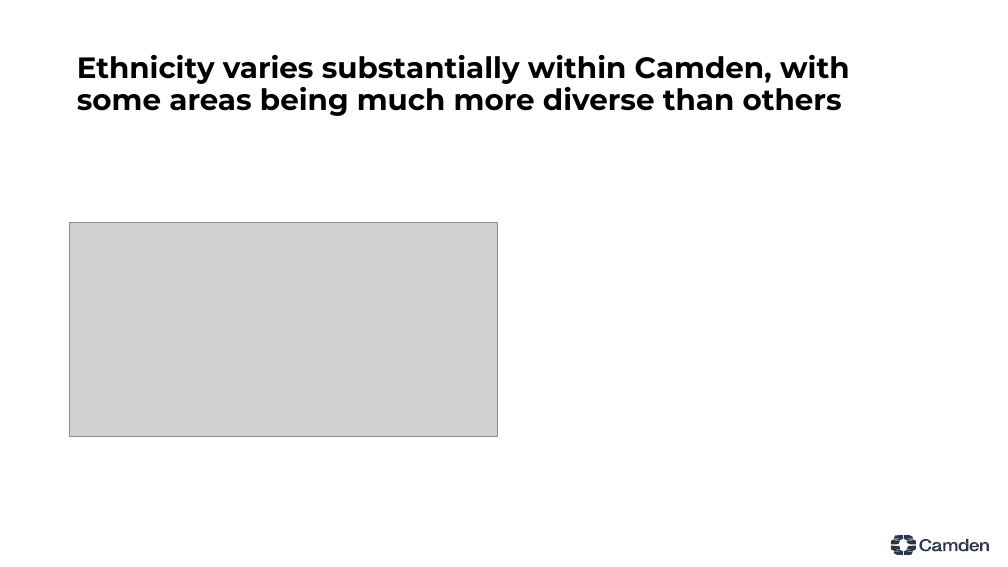
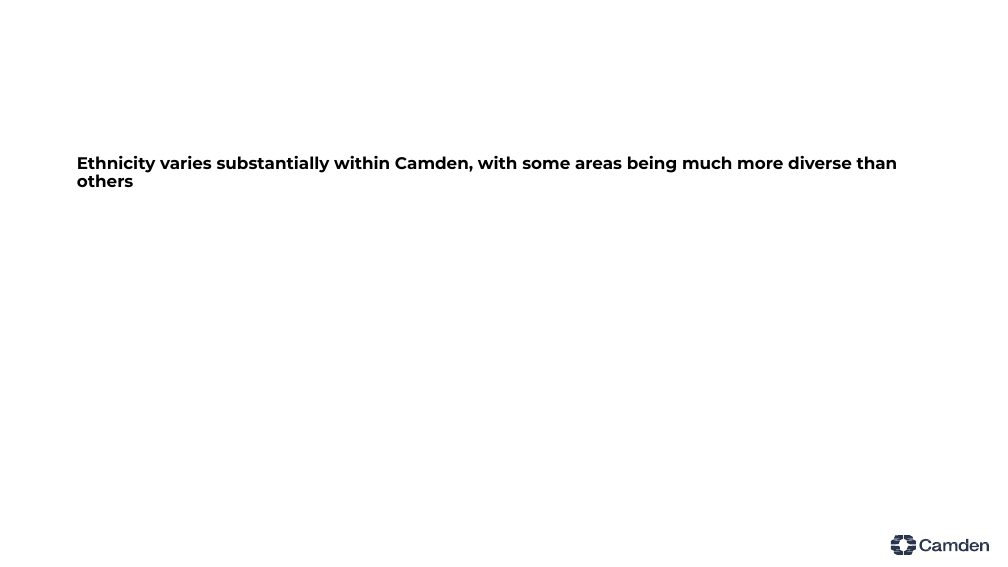
Before and after one commit to camden-phi/jsna_hub, a slide deck: slide 9 of posts/demographics/index.pptx (slide 10 before the commit). Drawn at 1008x567 pixels with LibreOffice and Linux fonts; fonts in the diff are those of the drawing; grey boxes stand for pictures. Boxes give left, top, right and bottom in pixels: in the first picture for what was removed or moved away, otherwise in the second. Text is boxed around its words. In the diff, an @@ line names an element or a change of style, - is before the commit and + after.

```diff
--- a/posts/demographics/index.pptx
+++ b/posts/demographics/index.pptx
@@ text "Ethnicity varies substantially within Camden, ...": place and size @@
-text "Ethnicity varies substantially within Camden, ..." at bbox=[77, 55, 849, 116]
+text "Ethnicity varies substantially within Camden, ..." at bbox=[77, 155, 898, 187]
@@ text "Ethnicity varies substantially within Camden, ..." at bbox=[77, 155, 898, 187]: size 28 to 16 pt; more space between paragraphs; vertical alignment middle to top @@
@@ picture removed at bbox=[70, 222, 498, 436] @@
```
Also in this commit, not shown: 7 other slides changed, 4 slides added, 4 slides removed, 42 other files.
